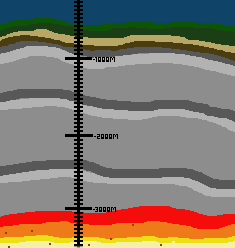
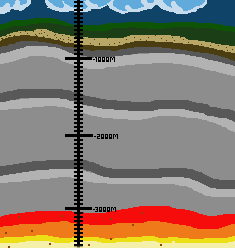
Layered file, before and after one edit (235x248). Changes by layer:
painted on "Layer 3" over 0, 0, 233, 51
